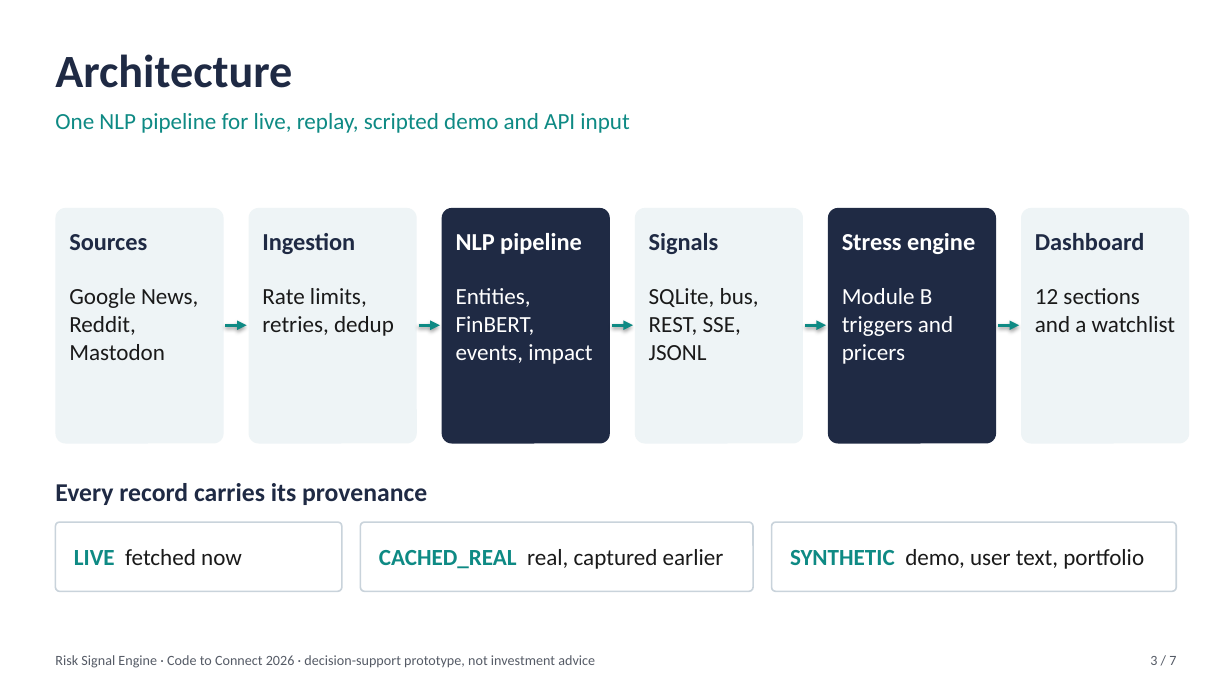
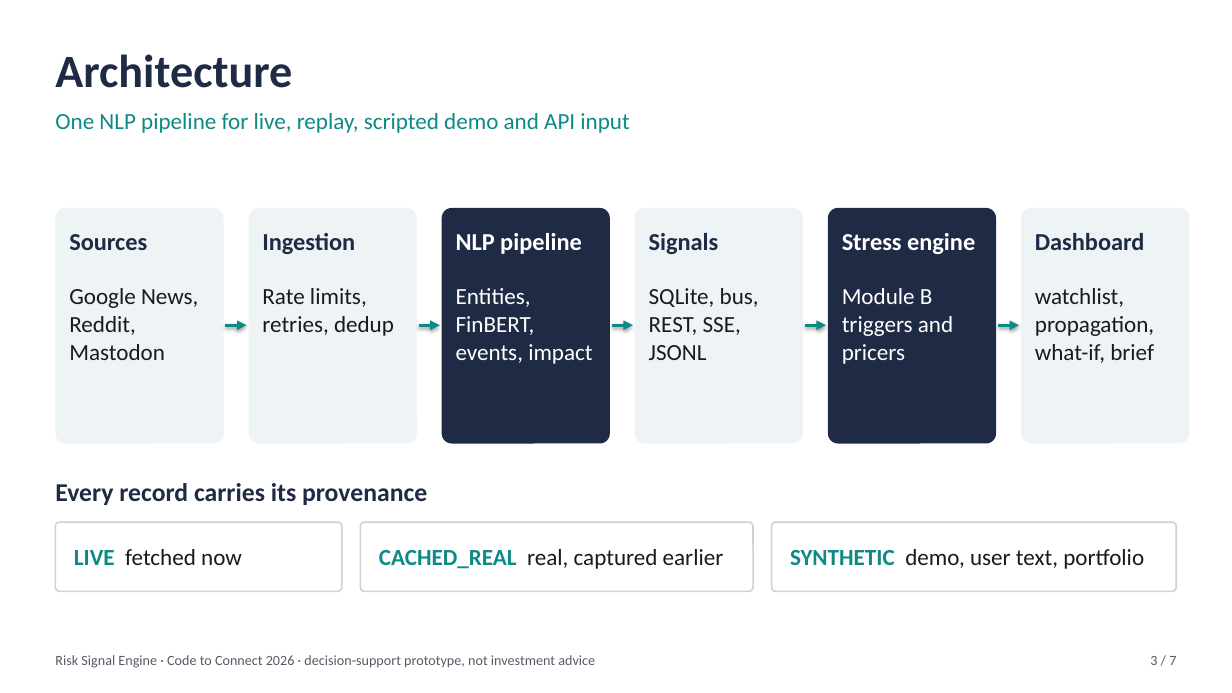
Before and after one commit to console-log-life/ABVIIITM-Gwalior-Apeksha-Jain-hackathon, a slide deck: slide 3 of docs/presentation/Risk_Signal_Engine.pptx. Drawn at 1232x693 pixels with LibreOffice and Linux fonts; fonts in the diff are those of the drawing. Boxes give left, top, right and bottom in pixels: in the first picture for what was removed or moved away, otherwise in the second. Text is boxed around its words. In the diff, an @@ line names an element or a change of style, - is before the commit and + after.

```diff
--- a/docs/presentation/Risk_Signal_Engine.pptx
+++ b/docs/presentation/Risk_Signal_Engine.pptx
@@ text at (x1=1035, y1=288, x2=1154, y2=363): text changed @@
-12 sections and a watchlist
+watchlist, propagation, what-if, brief
```
Also in this commit, not shown: 3 other slides changed, 38 other files.
